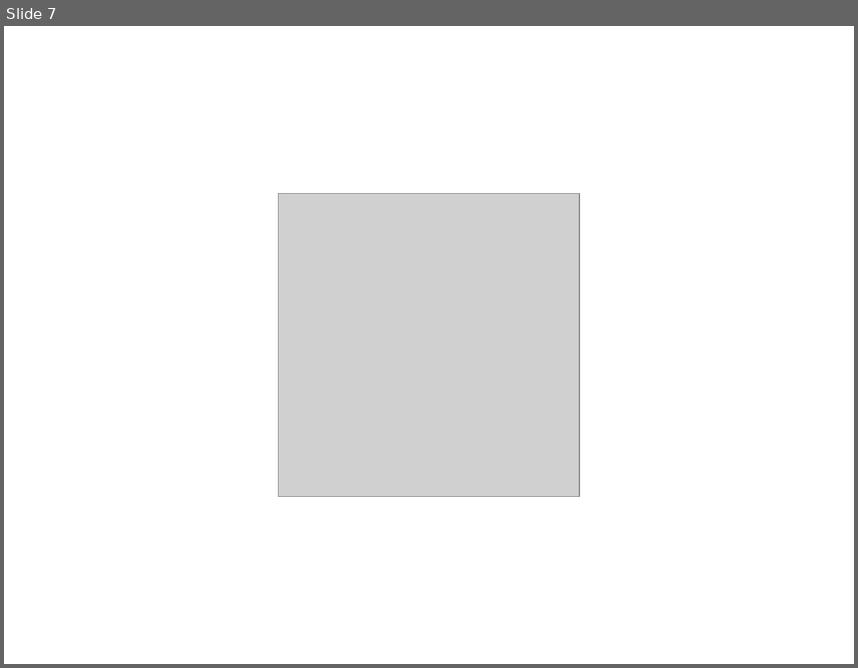
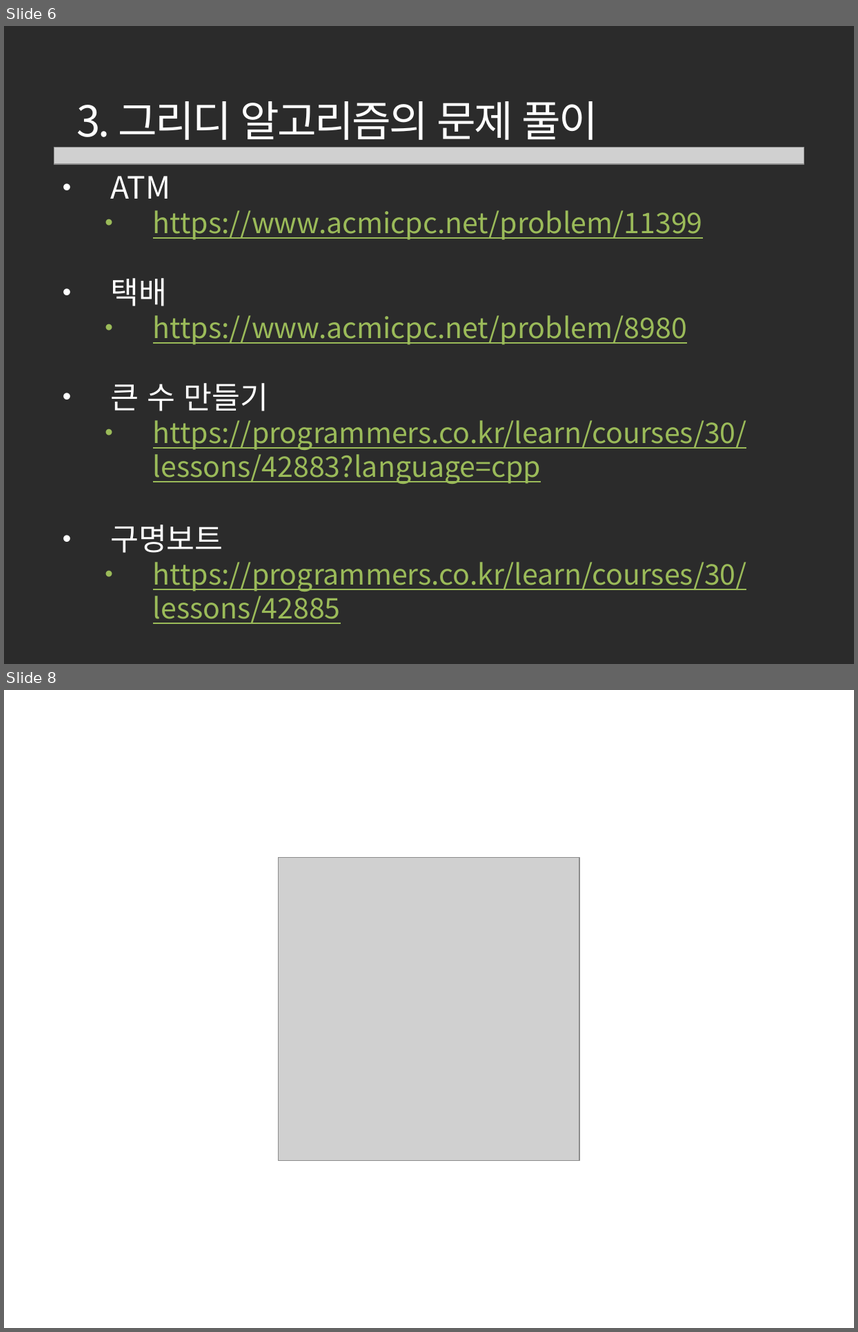
Before and after one commit to wonny-Jo/algorithm, a slide deck: 알고리즘 정리/그리디 알고리즘/그리디 알고리즘.pptx. Shown one above the other, each under a label of ours: slide 7 before the commit, slides 6 and 8 after it; the slides between them are not shown. The pictures are 858x668 and 858x1332 pixels, drawn with LibreOffice and Linux fonts; fonts in the diff are those of the drawing; grey boxes stand for pictures; background and template pictures are left out; a plain dark background stands for a picture behind light text. Boxes give left, top, right and bottom in pixels: in the first picture for what was removed or moved away, otherwise in the second. Text is boxed around its words. In the diff, an @@ line names an element or a change of style, - is before the commit and + after.

```diff
--- a/알고리즘 정리/그리디 알고리즘/그리디 알고리즘.pptx
+++ b/알고리즘 정리/그리디 알고리즘/그리디 알고리즘.pptx
@@ slide 6 added at [4, 26, 854, 664], background picture (left out) @@
@@ text added at [76, 101, 598, 148], 36 pt, text #FFFFFF @@
+3. 그리디 알고리즘의 문제 풀이
@@ picture added at [54, 147, 804, 165] @@
@@ text added at [110, 176, 747, 624], 24 pt, text #9BBB59, underline @@
+• ATM
+  • https://www.acmicpc.net/problem/11399
+• 택배
+  • https://www.acmicpc.net/problem/8980
+• 큰 수 만들기
+  • https://programmers.co.kr/learn/courses/30/lessons/42883?language=cpp
+• 구명보트
+  • https://programmers.co.kr/learn/courses/30/lessons/42885
@@ what was slide 7 is now slide 8 @@
```
Also in this commit, not shown: 2 slides changed.
